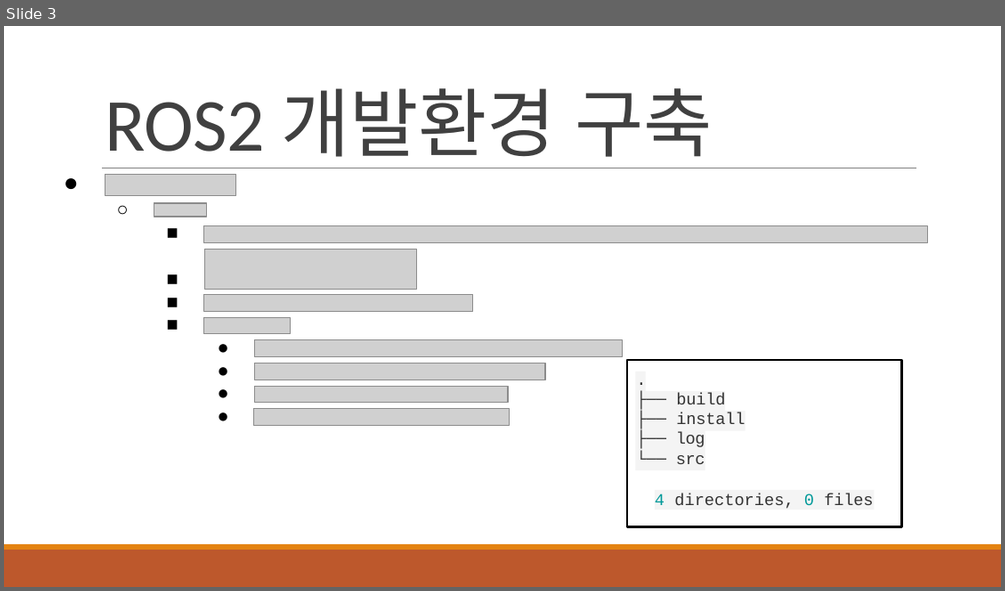
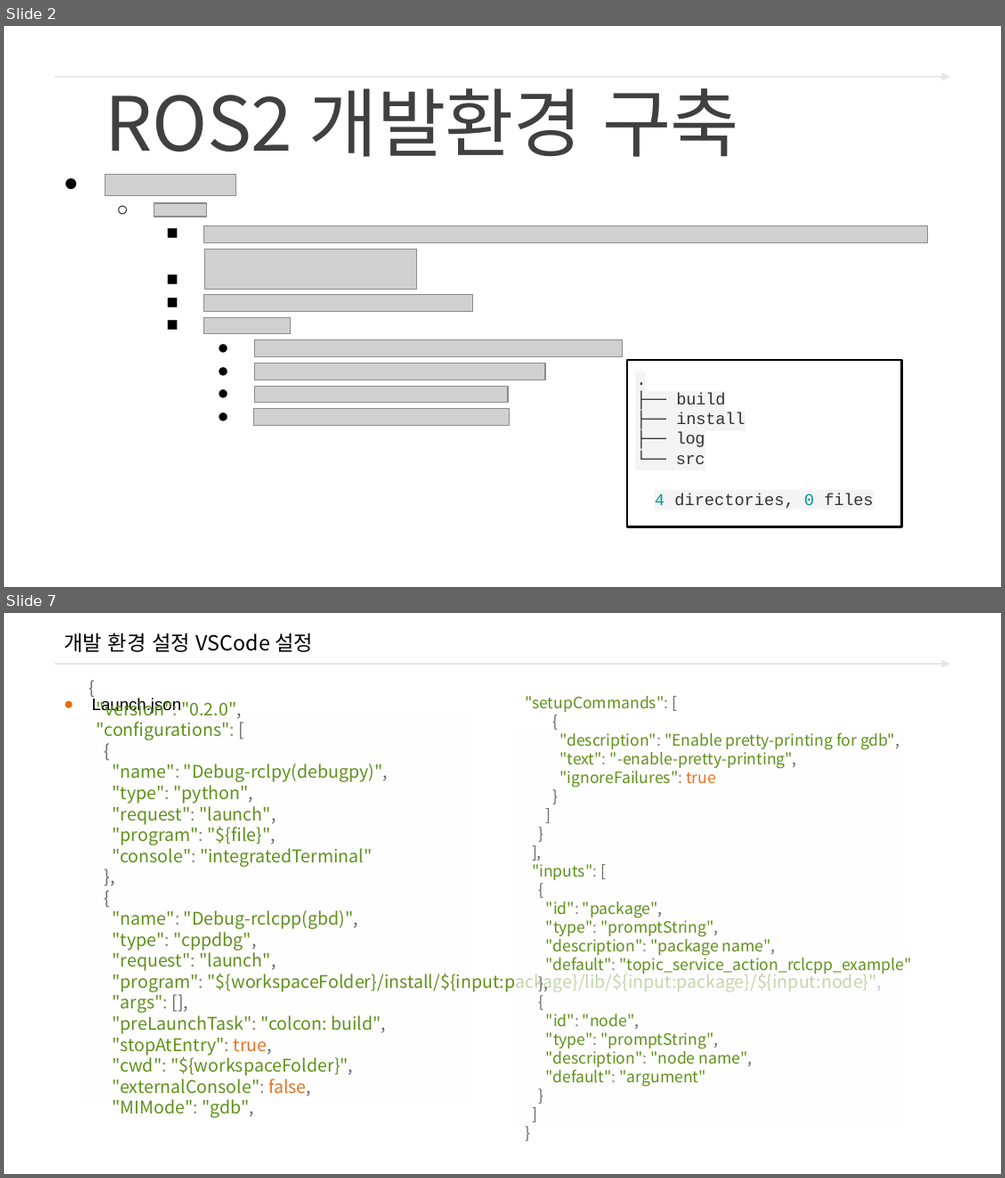
Before and after one commit to freshmea/ict_robot_sj, a slide deck: pdf_ppt/3. ROS2/교안_ROS2 터틀봇_바인드소프트_2일차교욱.pptx. Shown one above the other, each under a label of ours: slide 3 before the commit, slides 2 and 7 after it; the slides between them are not shown. The pictures are 1005x591 and 1005x1178 pixels, drawn with LibreOffice and Linux fonts; fonts in the diff are those of the drawing; grey boxes stand for pictures; background and template pictures are left out. Boxes give left, top, right and bottom in pixels: in the first picture for what was removed or moved away, otherwise in the second. Text is boxed around its words. In the diff, an @@ line names an element or a change of style, - is before the commit and + after.

```diff
--- a/pdf_ppt/3. ROS2/교안_ROS2 터틀봇_바인드소프트_2일차교욱.pptx
+++ b/pdf_ppt/3. ROS2/교안_ROS2 터틀봇_바인드소프트_2일차교욱.pptx
@@ slide 7 added at box(4, 613, 1001, 1174), background #FFFFFF; not listed: 1 template element that a slide beside it also shows @@
@@ title added at box(64, 633, 313, 652), 15 pt, text #000000 @@
+개발 환경 설정 VSCode 설정
@@ text added at box(92, 698, 181, 714), 12 pt, text #000000 @@
+● Launch.json
@@ text added at box(97, 698, 882, 1118), 12.6 pt, text #60911B @@
+{
+"version": "0.2.0",
+"configurations": [
+{
+"name": "Debug-rclpy(debugpy)",
+"type": "python",
+"request": "launch",
+"program": "${file}",
+"console": "integratedTerminal"
+},
+{
+"name": "Debug-rclcpp(gbd)",
+"type": "cppdbg",
+"request": "launch",
+"program": "${workspaceFolder}/install/${input:package}/lib/${input:package}/${input:node}",
+"args": [],
+"preLaunchTask": "colcon: build",
+"stopAtEntry": true,
+"cwd": "${workspaceFolder}",
+"externalConsole": false,
+"MIMode": "gdb",
@@ text added at box(532, 732, 912, 1086), 11.2 pt, text #60911B @@
+"setupCommands": [
+{
+"description": "Enable pretty-printing for gdb",
+"text": "-enable-pretty-printing",
+"ignoreFailures": true
+}
+]
+}
+],
+"inputs": [
+{
+"id": "package",
+"type": "promptString",
+"description": "package name",
+"default": "topic_service_action_rclcpp_example"
+},
+{
+"id": "node",
+"type": "promptString",
+"description": "node name",
+"default": "argument"
+}
+]
+}
@@ what was slide 3 is now slide 2 @@
@@ slide 2 changed as well @@
@@ arrow added from (55, 77) to (950, 77), #E6E6E6 1.5 pt @@
@@ text "ROS2 개발환경 구축" at box(105, 88, 739, 157): font Calibri to Noto Sans CJK KR @@
@@ line removed from (102, 168) to (916, 168) @@
@@ rectangle removed at box(4, 549, 1001, 587) @@
@@ rectangle removed at box(4, 544, 1001, 549) @@
```
Also in this commit, not shown: 6 other slides changed, 5 other slides added, 4 slides removed, 7 other files.
